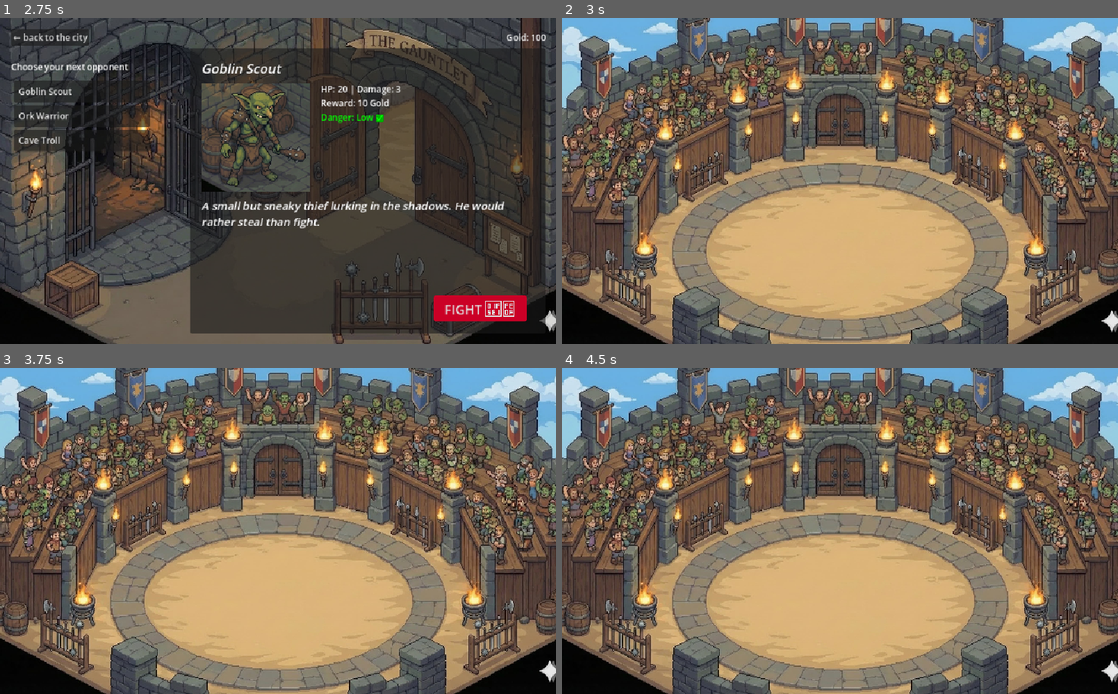
Above: before the commit, frames 1-4 (two rows, left to right).
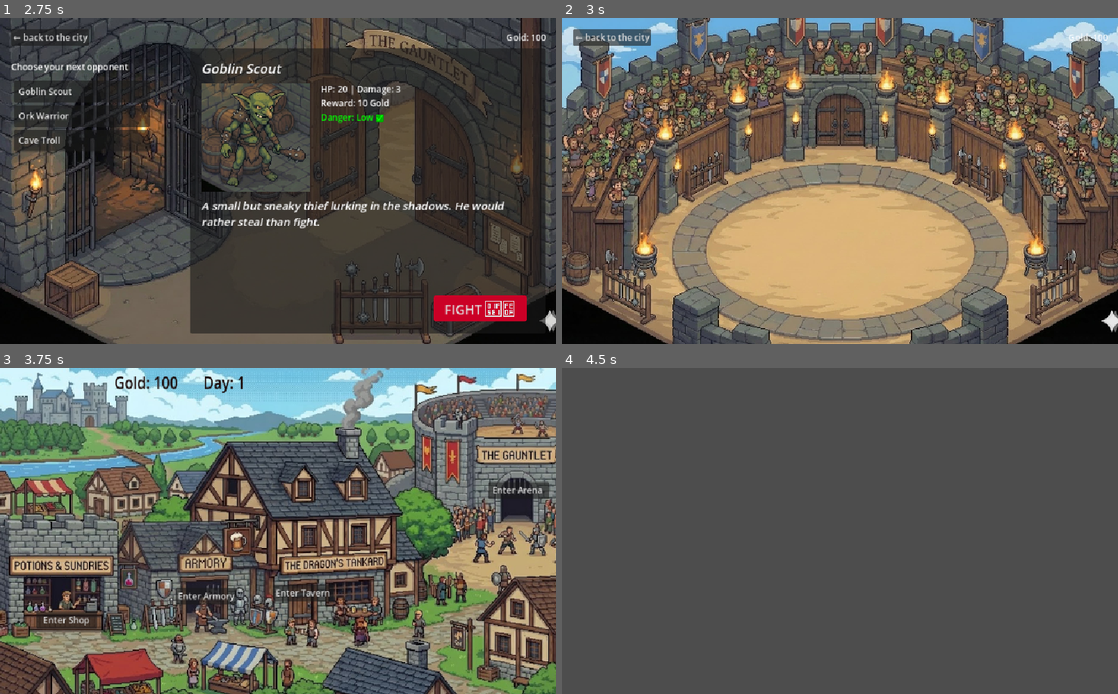
Above: after the commit, the same moments.

Repository: Plata101/Arena-In-Luskan-Godot
Game: Godot game, scene res://scenes/city_hub.tscn
Two runs of this game, one before a commit and one after it. Both use one fixed random seed, a clock stepped at 60 frames per second and the inputs below. The engine's default icon, where the game draws it, is replaced by a stand-in: a white triangle on a blue panel in a dark square.
Inputs (mouse positions are in pixels of both pictures, inside the frame that each line leads up to):
- Up to frame 1 (2.75 s): click "Enter Arena" at 0.5 s; click "← back to the city" at 1.25 s; click "Enter Arena" at 2 s
- Up to frame 2 (3 s): click "FIGHT 🗡️" at 2.75 s
- Up to frame 3 (3.75 s): click (50, 387) at 3.5 s, where only the run after the commit has a clickable "← back to the city"
- Up to frame 4 (4.5 s): click (628, 619) at 4.25 s, where only the run after the commit has a clickable "Enter Shop"

Frame 1 is identical in both runs. In frame 2, 0.8% of the frame differs, in the area x 2-99%, y 3-9%; in frame 3, 90%, in the area x 0-100%, y 0-100%; in frame 4, 79%.

Commit message:
Arena back to city button

Diff:
--- a/scenes/battle.tscn
+++ b/scenes/battle.tscn
@@ -1,10 +1,15 @@
-[gd_scene load_steps=2 format=3 uid="uid://bib0uw033c255"]
+[gd_scene load_steps=3 format=3 uid="uid://bib0uw033c255"]
 
 [ext_resource type="Texture2D" uid="uid://0p6iudqoif6n" path="res://assets/sprites/arena-bg.jpg" id="1_dn72j"]
+[ext_resource type="Script" uid="uid://funfqv4qk4gl" path="res://scripts/battle.gd" id="1_th188"]
 
-[node name="Battle" type="Node2D"]
+[node name="Battle" type="Control"]
+layout_mode = 3
+anchors_preset = 0
+script = ExtResource("1_th188")
 
 [node name="TextureRect" type="TextureRect" parent="."]
+layout_mode = 1
 anchors_preset = 15
 anchor_right = 1.0
 anchor_bottom = 1.0
@@ -15,3 +20,32 @@
 texture = ExtResource("1_dn72j")
 expand_mode = 1
 stretch_mode = 6
+
+[node name="MarginContainer" type="MarginContainer" parent="."]
+layout_mode = 0
+offset_right = 1024.0
+offset_bottom = 600.0
+theme_override_constants/margin_left = 20
+theme_override_constants/margin_top = 20
+theme_override_constants/margin_right = 20
+theme_override_constants/margin_bottom = 20
+
+[node name="VBoxContainer" type="VBoxContainer" parent="MarginContainer"]
+layout_mode = 2
+
+[node name="HBoxContainer2" type="HBoxContainer" parent="MarginContainer/VBoxContainer"]
+layout_mode = 2
+
+[node name="BtnBack" type="Button" parent="MarginContainer/VBoxContainer/HBoxContainer2"]
+unique_name_in_owner = true
+layout_mode = 2
+text = "← back to the city"
+
+[node name="Spacer" type="Control" parent="MarginContainer/VBoxContainer/HBoxContainer2"]
+layout_mode = 2
+size_flags_horizontal = 3
+
+[node name="GoldLabel" type="Label" parent="MarginContainer/VBoxContainer/HBoxContainer2"]
+unique_name_in_owner = true
+layout_mode = 2
+text = "Gold: 0"
--- /dev/null
+++ b/scripts/battle.gd
@@ -0,0 +1,19 @@
+extends Control
+
+@onready var goldLabel = %GoldLabel
+@onready var btnBack = %BtnBack
+
+
+func _ready():
+
+	# 1. Header Updates (Gold anzeigen)
+	if goldLabel:
+		goldLabel.text = "Gold: " + str(GameManager.currentGold)
+
+	# 2. Back Button verbinden
+	# Prüfen ob der Button da ist, um Abstürze zu vermeiden
+	if btnBack:
+		btnBack.pressed.connect(_on_btn_back_pressed)
+
+func _on_btn_back_pressed():
+	get_tree().change_scene_to_file("res://scenes/city_hub.tscn")
Not shown, added: scripts/battle.gd.uid
